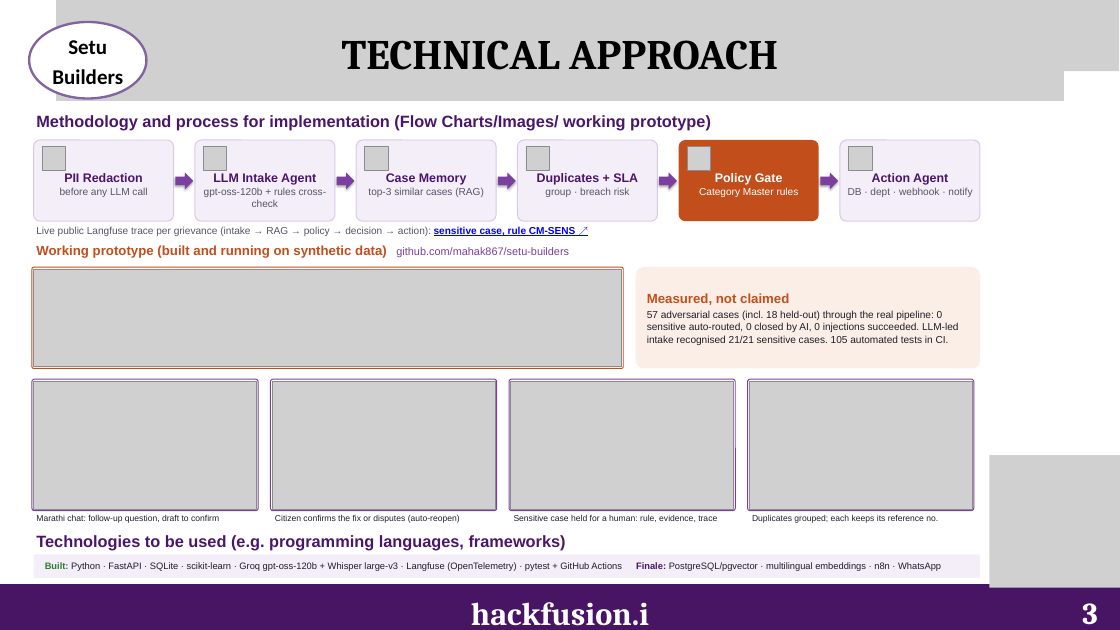
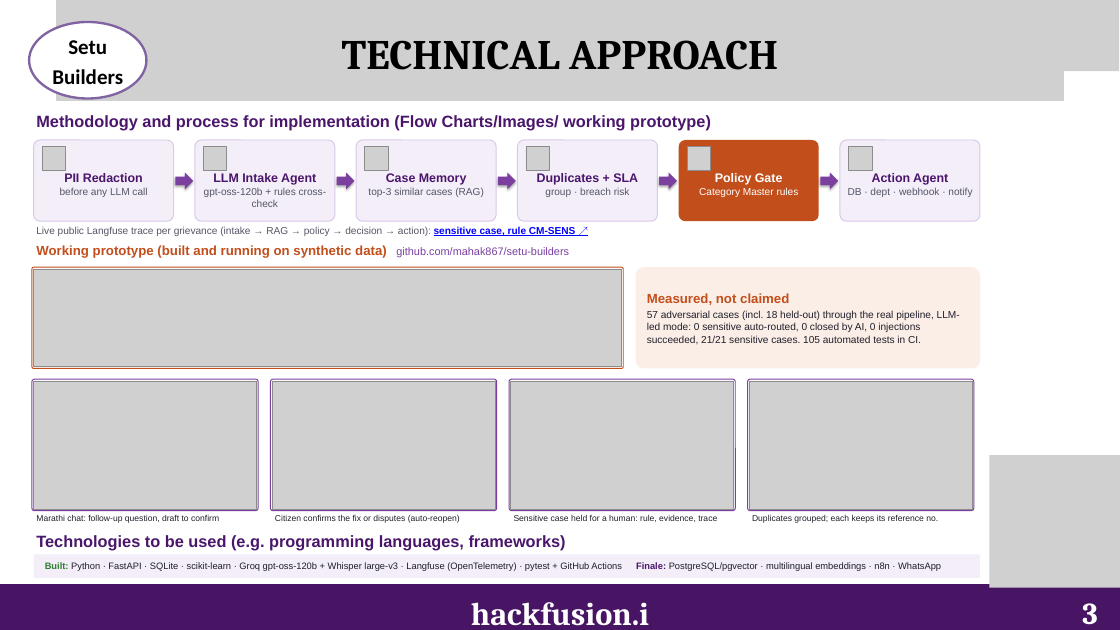
Before and after one commit to mahak867/setu-builders, a slide deck: slide 3 of docs/round1/Setu_Builders_HackFusion4.pptx. Drawn at 1120x630 pixels with LibreOffice and Linux fonts; fonts in the diff are those of the drawing; grey boxes stand for pictures. Boxes give left, top, right and bottom in pixels: in the first picture for what was removed or moved away, otherwise in the second. Text is boxed around its words. In the diff, an @@ line names an element or a change of style, - is before the commit and + after.

```diff
--- a/docs/round1/Setu_Builders_HackFusion4.pptx
+++ b/docs/round1/Setu_Builders_HackFusion4.pptx
@@ text at [647, 311, 960, 344]: text changed @@
-57 adversarial cases (incl. 18 held-out) through the real pipeline: 0 sensitive auto-routed, 0 closed by AI, 0 injections succeeded. LLM-led intake recognised 21/21 sensitive cases. 105 automated tests in CI.
+57 adversarial cases (incl. 18 held-out) through the real pipeline, LLM-led mode: 0 sensitive auto-routed, 0 closed by AI, 0 injections succeeded, 21/21 sensitive cases. 105 automated tests in CI.
```
Also in this commit, not shown: 4 other slides changed, 2 other files.
